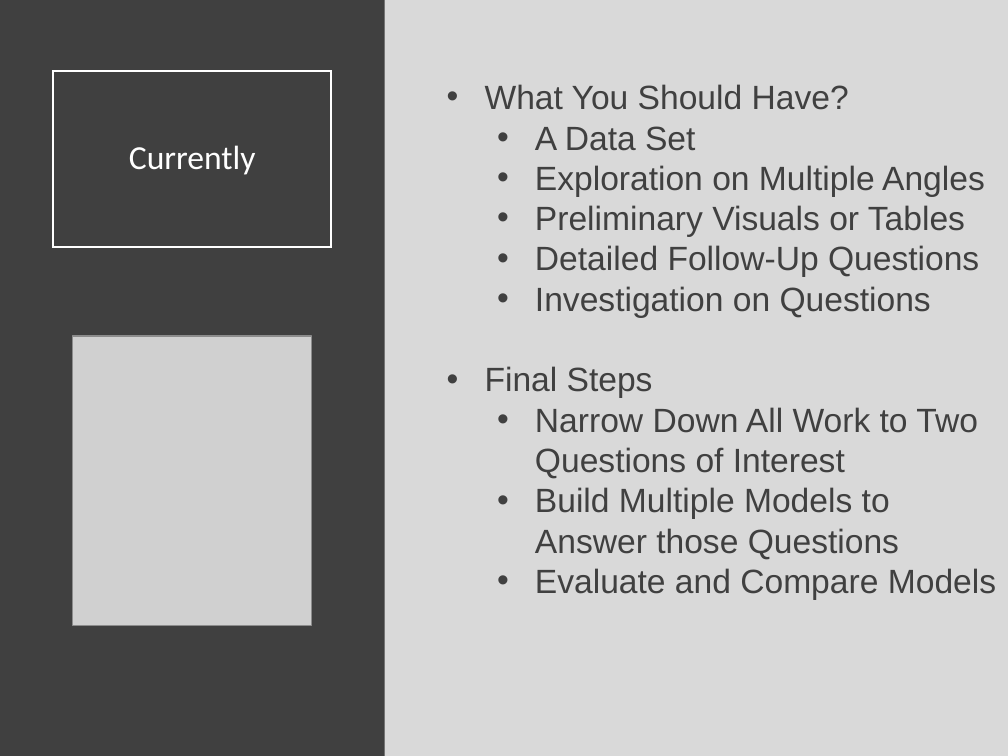
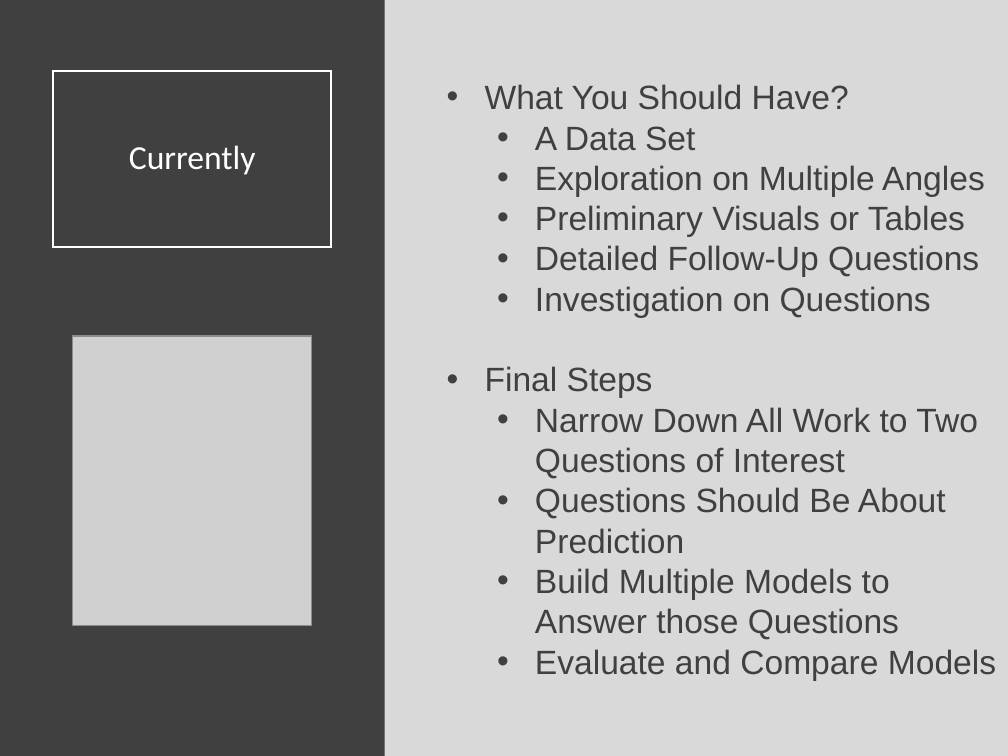
Before and after one commit to SuperMarioGiacomazzo/STOR320_WEBSITE, a slide deck: slide 2 of Lecture/Final Project 2/Final_Project_2_Lecture.pptx. Drawn at 1008x756 pixels with LibreOffice and Linux fonts; fonts in the diff are those of the drawing; grey boxes stand for pictures. Boxes give left, top, right and bottom in pixels: in the first picture for what was removed or moved away, otherwise in the second. Text is boxed around its words. In the diff, an @@ line names an element or a change of style, - is before the commit and + after.

```diff
--- a/Lecture/Final Project 2/Final_Project_2_Lecture.pptx
+++ b/Lecture/Final Project 2/Final_Project_2_Lecture.pptx
@@ text at bbox=[535, 487, 946, 554]: paragraph added @@
+  • Questions Should Be About Prediction
```
Also in this commit, not shown: 3 other files.
